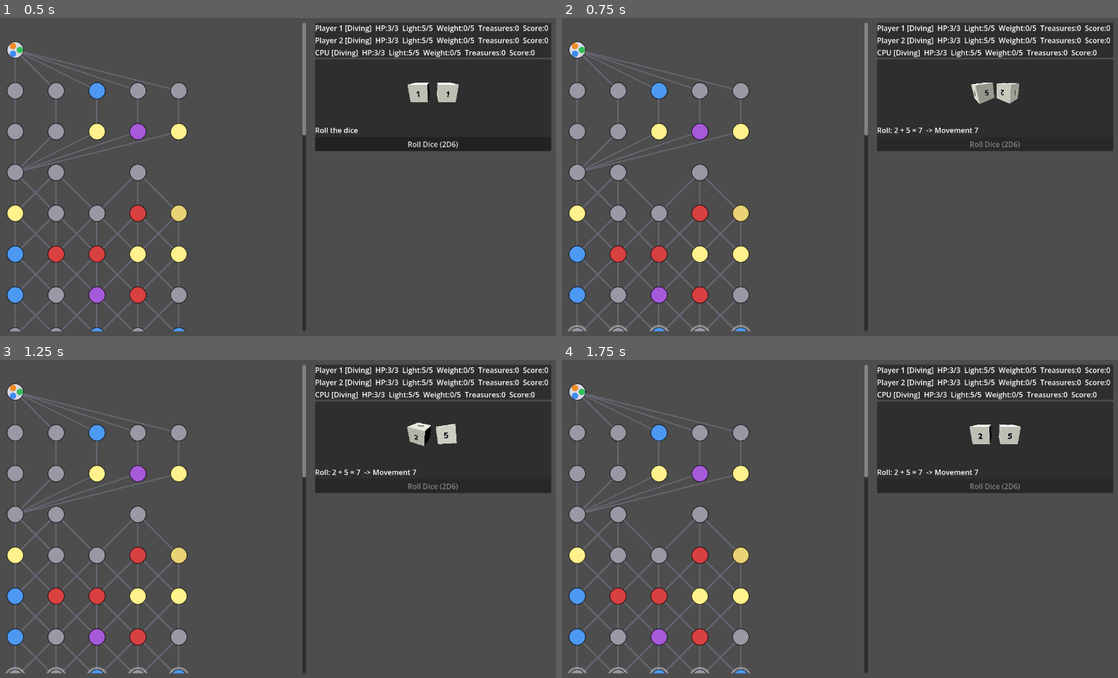
Above: before the commit, frames 1-4 (two rows, left to right).
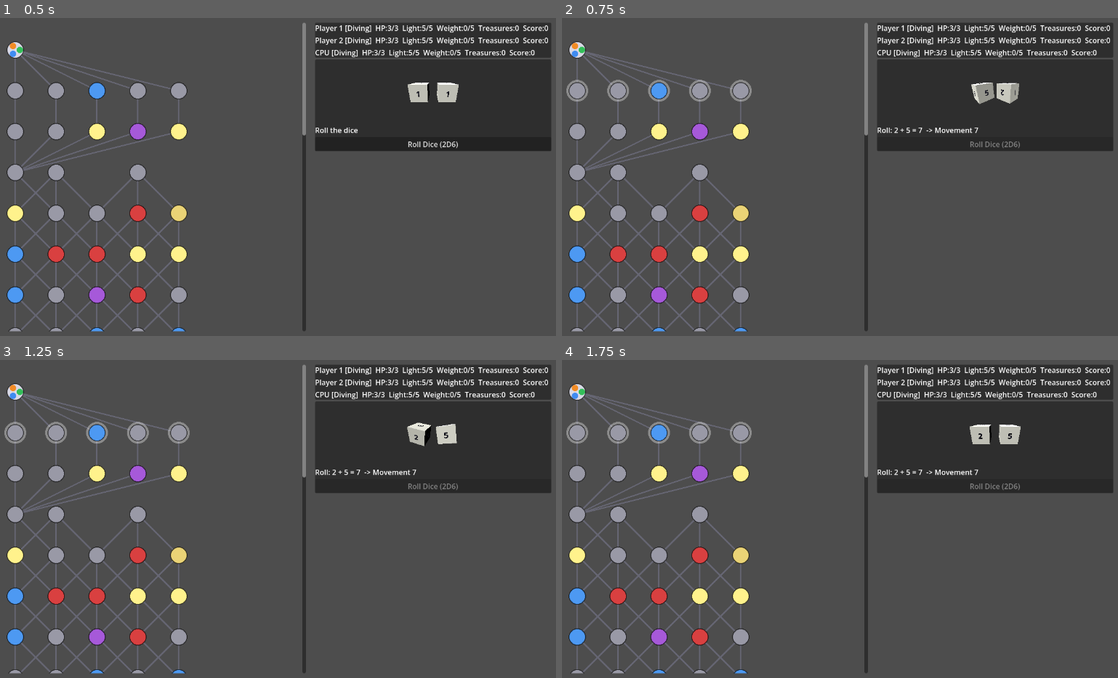
Above: after the commit, the same moments.

Repository: dandan62/gamejam
Game: Godot game, scene res://scenes/Main.tscn
Two runs of this game, one before a commit and one after it. Both use one fixed random seed, a clock stepped at 60 frames per second and the inputs below.
Inputs (mouse positions are in pixels of both pictures, inside the frame that each line leads up to):
- Up to frame 1 (0.5 s): no input
- Up to frame 2 (0.75 s): click "Roll Dice (2D6)" at 0.5 s
- Up to frame 3 (1.25 s): no input
- Up to frame 4 (1.75 s): move the mouse to (962, 503) at 1.27 s; click (962, 503) at 1.42 s

Frame 1 is identical in both runs. In frame 2, 0.6% of the frame differs, in the area x 0-35%, y 19-99%; in frame 3, 0.6%; in frame 4, 0.6%.

Commit message:
move chenge

Diff:
--- a/scripts/core/TurnManager.gd
+++ b/scripts/core/TurnManager.gd
@@ -2,9 +2,14 @@
 class_name TurnManager
 
 ## 1ターンの進行を担うステートマシン。
+## 出目を移動力として1マスずつ進み、止まったマスごとにアクションを解決する
+## （移動力を使い切るか、経路が尽きるか、帰還するまで繰り返す）。
 ## 人間プレイヤーの手番ではUIからの呼び出し(roll_dice/choose_direction/...)を待ち、
 ## CPUの手番では各ステートに入った直後にCPUAIの判断で自動的に同じ関数を呼ぶ。
 ## State machine that drives a single turn.
+## Uses the roll as movement points and advances one tile at a time, resolving an
+## action on each tile landed on (repeats until movement runs out, the path runs out,
+## or the player returns to the surface).
 ## On a human player's turn it waits for UI calls (roll_dice/choose_direction/...);
 ## on a CPU turn it calls those same functions itself right after entering each state,
 ## using CPUAI's decisions.
@@ -13,7 +18,7 @@
 	IDLE,
 	WAITING_ROLL,
 	WAITING_DIRECTION,
-	WAITING_PATH,
+	WAITING_STEP,
 	WAITING_TILE_ACTION,
 	WAITING_EVENT_CHOICE,
 	GAME_OVER,
@@ -37,6 +42,7 @@
 var state: State = State.IDLE
 
 var _movement: int = 0
+var _remaining_steps: int = 0
 var _forward: bool = true
 var _current_node: MapNodeDef
 var _pending_event: EventData
@@ -98,12 +104,29 @@
 	if state != State.WAITING_DIRECTION:
 		return
 	_forward = forward
+	_remaining_steps = _movement
+	_advance_one_step()
+
+
+## 現在地から1マスだけ先の候補（分岐先）を提示し、1つならCPU/自動で即決定、
+## 複数なら（人間なら盤面クリック、CPUならCPUAIで）選ばせる。候補が無い
+## （末端に到達）場合はそこで移動を打ち切ってターンを終える。
+## Presents the candidates exactly one tile ahead (branches). If there's only one,
+## it's chosen automatically; if there are several, the player picks (map click for
+## humans, CPUAI for CPU). If there are no candidates (a dead end was reached),
+## movement stops here and the turn ends.
+func _advance_one_step() -> void:
 	var player := GameManager.get_current_player()
 	var map_graph: MapGraph = GameManager.map_graph
-	var candidates: Array = map_graph.get_reachable(player.current_node_id, _movement, forward)
-
-	state = State.WAITING_PATH
-	path_choices_ready.emit(player, candidates, forward)
+	var candidates: Array = map_graph.get_forward_ids(player.current_node_id) if _forward else map_graph.get_backward_ids(player.current_node_id)
+
+	if candidates.is_empty():
+		state = State.WAITING_ROLL
+		_finish_turn(player)
+		return
+
+	state = State.WAITING_STEP
+	path_choices_ready.emit(player, candidates, _forward)
 
 	if candidates.size() == 1:
 		choose_path(candidates[0])
@@ -112,7 +135,7 @@
 
 
 func choose_path(node_id: int) -> void:
-	if state != State.WAITING_PATH:
+	if state != State.WAITING_STEP:
 		return
 	var player := GameManager.get_current_player()
 	var map_graph: MapGraph = GameManager.map_graph
@@ -125,6 +148,7 @@
 		_resolve_return(player)
 		return
 
+	_remaining_steps -= 1
 	_current_node = map_graph.get_node(node_id)
 	_resolve_tile(player)
 
@@ -247,6 +271,9 @@
 	if _check_elimination(player):
 		_finish_turn(player)
 		return
+	if _remaining_steps > 0:
+		_advance_one_step()
+		return
 	state = State.WAITING_ROLL
 	_finish_turn(player)
 
--- a/scripts/map/MapGraph.gd
+++ b/scripts/map/MapGraph.gd
@@ -1,10 +1,8 @@
 extends RefCounted
 class_name MapGraph
 
-## MapDefinitionからランタイムの隣接情報を構築し、
-## 「現在地からちょうどN歩、前進/後退した場合に到達できるノード」を計算する。
-## Builds runtime adjacency info from a MapDefinition and computes
-## "which nodes are reachable from here after moving exactly N steps forward/backward."
+## MapDefinitionからランタイムの隣接情報を構築する。
+## Builds runtime adjacency info from a MapDefinition.
 
 var definition: MapDefinition
 var node_by_id: Dictionary = {}       # int -> MapNodeDef
@@ -43,27 +41,6 @@
 	return backward_map.get(node_id, [])
 
 
-## forward=trueなら奥へ、falseなら地上方向へ、ちょうどsteps歩進んだ場合に
-## 到達できる終着ノードID一覧を返す。経路が途中で尽きた場合（分岐の末端、
-## または後退でスタート地点=深度0に到達）はそこで打ち止めとして扱う。
-## Returns the destination node IDs reachable after moving exactly `steps` steps,
-## deeper if forward=true or toward the surface if forward=false. If a path runs out early
-## (a branch dead-end, or reaching the start node at depth 0 while retreating), it stops there.
-func get_reachable(current_id: int, steps: int, forward: bool) -> Array:
-	var results: Dictionary = {}
-	_walk(current_id, steps, forward, results)
-	return results.keys()
-
-
-func _walk(node_id: int, remaining: int, forward: bool, results: Dictionary) -> void:
-	var next_ids: Array = get_forward_ids(node_id) if forward else get_backward_ids(node_id)
-	if remaining <= 0 or next_ids.is_empty():
-		results[node_id] = true
-		return
-	for next_id in next_ids:
-		_walk(next_id, remaining - 1, forward, results)
-
-
 func has_forward(node_id: int) -> bool:
 	return not get_forward_ids(node_id).is_empty()
 
